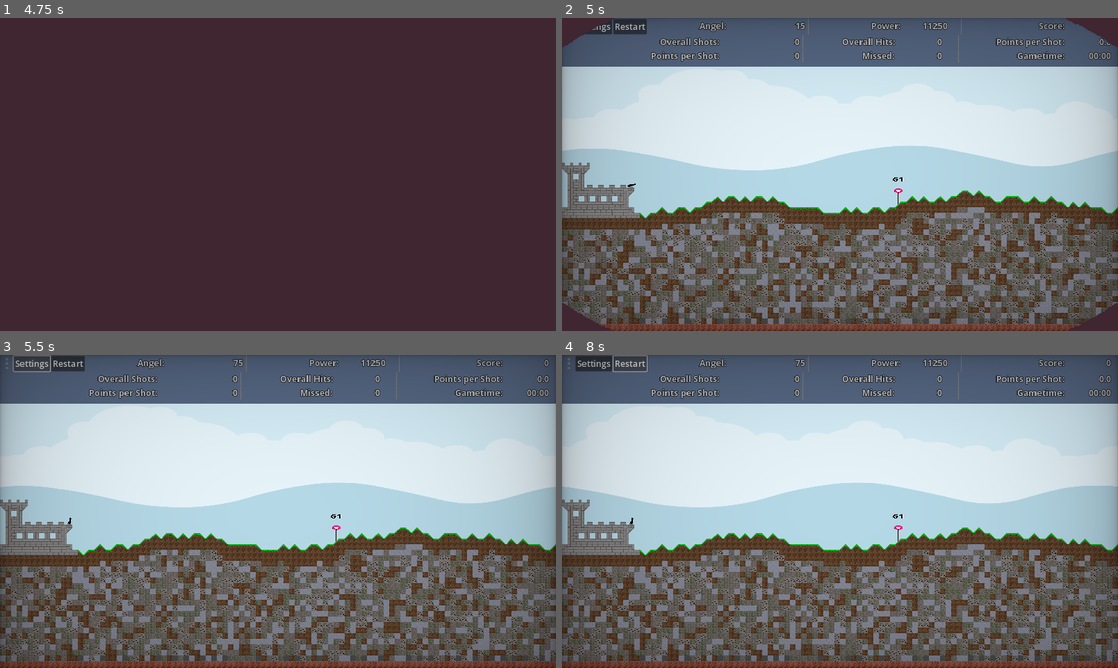
Above: before the commit, frames 1-4 (two rows, left to right).
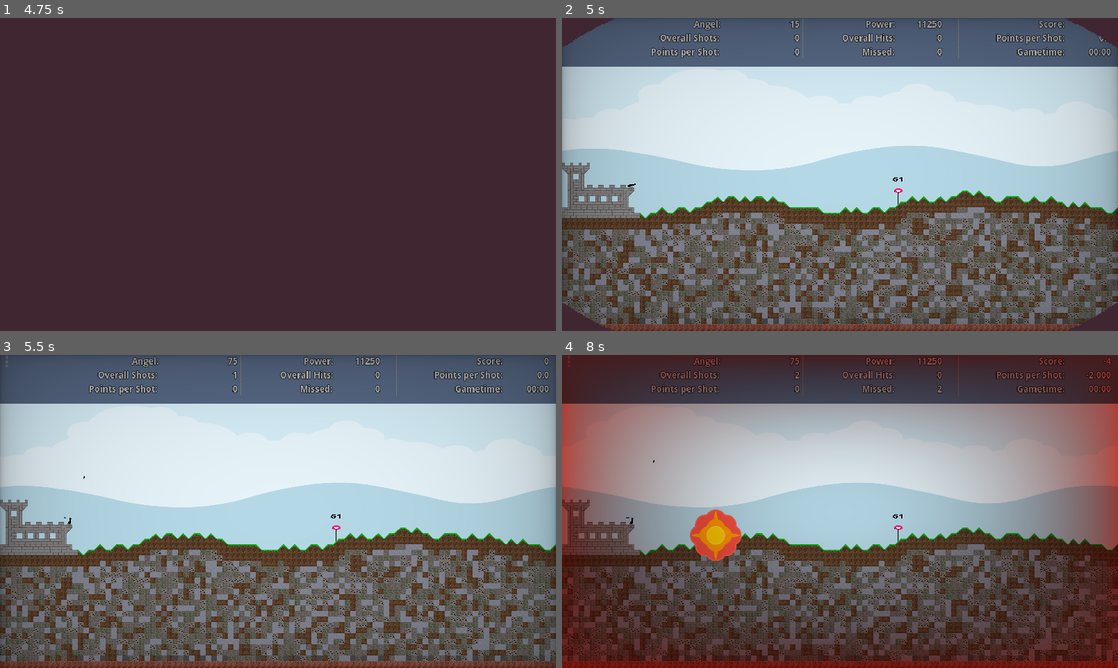
Above: after the commit, the same moments.

Repository: Coding-4Fun/Just4Fun_Mini_Shootergame
Game: Godot game, scene res://UI/MainMenuUI/MainMenuUI.tscn
Same seed, same stepped clock (60 frames per second), same inputs: the game is played once before the commit and once after it.
Inputs (mouse positions are in pixels of both pictures, inside the frame that each line leads up to):
- Up to frame 1 (4.75 s): click "Play" at 0.5 s; click "Back to Menu" at 1.25 s; click "Play" at 2 s; click "Max Play Time" at 2.75 s; click "Max Play Time" at 3.5 s; click "Start Game" at 4.25 s
- Up to frame 2 (5 s): no input
- Up to frame 3 (5.5 s): click (33, 364) at 5 s, where only the run before the commit has a clickable "Settings"
- Up to frame 4 (8 s): click (628, 364) at 5.75 s, where only the run before the commit has a clickable "Restart"; click (628, 364) at 6.5 s, where only the run before the commit has a clickable "Restart"; click (628, 364) at 7.25 s, where only the run before the commit has a clickable "Restart"

Frame 1 is identical in both runs. In frame 2, 2.8% of the frame differs, in the area x 4-99%, y 0-15%; in frame 3, 3.1%; in frame 4, 76%, in the area x 0-100%, y 0-100%.
Error in both runs: Attempt to call function 'get_as_text' in base 'null instance' on a null instance. (res://Globals/GameConfig/config.gd:79)

Commit message:
Rem: Remove not used Buttons e.g. Settings-, resetbutton

Diff:
--- a/UI/InGameUI/IngameUI_Redesign.tscn
+++ b/UI/InGameUI/IngameUI_Redesign.tscn
@@ -49,13 +49,14 @@
 [node name="hBoxUIButtons" type="HBoxContainer" parent="BoxContainer/HBoxHudTop/MarginContainer"]
 custom_minimum_size = Vector2(225, 0)
 layout_mode = 2
+size_flags_horizontal = 0
 size_flags_vertical = 3
 mouse_filter = 2
 
 [node name="texbutGameMenu" type="TextureButton" parent="BoxContainer/HBoxHudTop/MarginContainer/hBoxUIButtons"]
 custom_minimum_size = Vector2(32, 32)
 layout_mode = 2
-size_flags_horizontal = 6
+size_flags_horizontal = 2
 size_flags_vertical = 4
 texture_normal = ExtResource("2_tx40g")
 texture_pressed = ExtResource("3_tc3sg")
@@ -63,18 +64,6 @@
 ignore_texture_size = true
 stretch_mode = 4
 
-[node name="buttGameOptions" type="Button" parent="BoxContainer/HBoxHudTop/MarginContainer/hBoxUIButtons"]
-layout_mode = 2
-size_flags_horizontal = 3
-theme_type_variation = &"InGameUIHudButton"
-text = "Settings"
-
-[node name="buttGameReset" type="Button" parent="BoxContainer/HBoxHudTop/MarginContainer/hBoxUIButtons"]
-layout_mode = 2
-size_flags_horizontal = 3
-theme_type_variation = &"InGameUIHudButton"
-text = "Restart"
-
 [node name="hBoxAngel" type="HBoxContainer" parent="BoxContainer/HBoxHudTop"]
 custom_minimum_size = Vector2(450, 0)
 layout_mode = 2
@@ -326,36 +315,3 @@
 [node name="VSeparator3" type="VSeparator" parent="BoxContainer/HBoxHudBottom"]
 custom_minimum_size = Vector2(15, 0)
 layout_mode = 2
-
-[node name="VBoxSetting" type="VBoxContainer" parent="BoxContainer"]
-visible = false
-z_index = 10
-custom_minimum_size = Vector2(80, 0)
-layout_mode = 2
-size_flags_horizontal = 3
-mouse_filter = 0
-
-[node name="HSeparator" type="HSeparator" parent="BoxContainer/VBoxSetting"]
-custom_minimum_size = Vector2(0, 30)
-layout_mode = 2
-size_flags_vertical = 3
-
-[node name="hBoxOptions" type="HBoxContainer" parent="BoxContainer/VBoxSetting"]
-layout_mode = 2
-mouse_filter = 2
-
-[node name="vSeparator" type="VSeparator" parent="BoxContainer/VBoxSetting/hBoxOptions"]
-layout_mode = 2
-size_flags_horizontal = 3
-mouse_filter = 2
-
-[node name="buttBackToMenu" type="Button" parent="BoxContainer/VBoxSetting/hBoxOptions"]
-layout_mode = 2
-theme_type_variation = &"InGameUIHudButton"
-text = "Back to Menu"
-
-[node name="VSeparator3" type="VSeparator" parent="BoxContainer/VBoxSetting/hBoxOptions"]
-custom_minimum_size = Vector2(15, 0)
-layout_mode = 2
-
-[connection signal="pressed" from="BoxContainer/VBoxSetting/hBoxOptions/buttBackToMenu" to="." method="_on_butt_back_to_menu_pressed"]
--- a/UI/InGameUI/ingameui.gd
+++ b/UI/InGameUI/ingameui.gd
@@ -5,14 +5,7 @@
 var _hits : float = 0
 var _missed : float = 0
 
-## Holds the background size
-## x = w/o Settings
-## y = w/ Settings
-@export var _backgroundMin := Vector2i(130,220)
-
-@onready var OptionUI = $BoxContainer/VBoxSetting
 @onready var GameHudUI = $BoxContainer/HBoxHudBottom
-@onready var background: ColorRect = $Background
 
 @onready var texbut_game_menu: TextureButton = $BoxContainer/HBoxHudTop/MarginContainer/hBoxUIButtons/texbutGameMenu
 
@@ -100,36 +93,6 @@
 #	SignalBus.UIResetGame.emit()
 	GSM.GameTimerTimeElapsed = 0
 
-# Öffnen und schliessen der Settings
-func _on_buttGameOptions_pressed() -> void:
-	OptionUI.visible = !OptionUI.visible
-
-	if OptionUI.visible:
-		background.size.y = _backgroundMin.y
-	else:
-		background.size.y = _backgroundMin.x
-
-	if Config.get_configdata_value("GameConditionMaxGameTimeEnabled") == true:
-		GSM.GameTimer.paused = OptionUI.visible
-
-	get_tree().paused = OptionUI.visible
-
-	$"BoxContainer/HBoxHudMiddle/hBoxGametimer".visible = !GSM.GameTimer.is_stopped()
-
-
-#func _on_buttSwitchTargetTimer_pressed() -> void:
-	#UIdummyTargetTimerChange.emit($BoxContainer/VBoxSetting/hBoxOptions/buttSwitchTargetTimer.button_pressed)
-
-
-func _on_butt_back_to_menu_pressed() -> void:
-###	assert(get_tree().change_scene_to(Preloads.MainMenuScene) == OK, "Error: change_scene_to()::buttBackToMenu_pressed")
-	if !GSM.GameTimer.is_stopped():
-		GSM.GameTimer.stop()
-	get_tree().paused = false
-
-	ScreenTransition.transition_to_packedscene(Preloads.MainMenuScene)
-	await ScreenTransition.transitioned_halfway
-
 
 func _on_textbutGameMenuPressed() -> void:
 	# ToDo: Pause Menü öffnen
